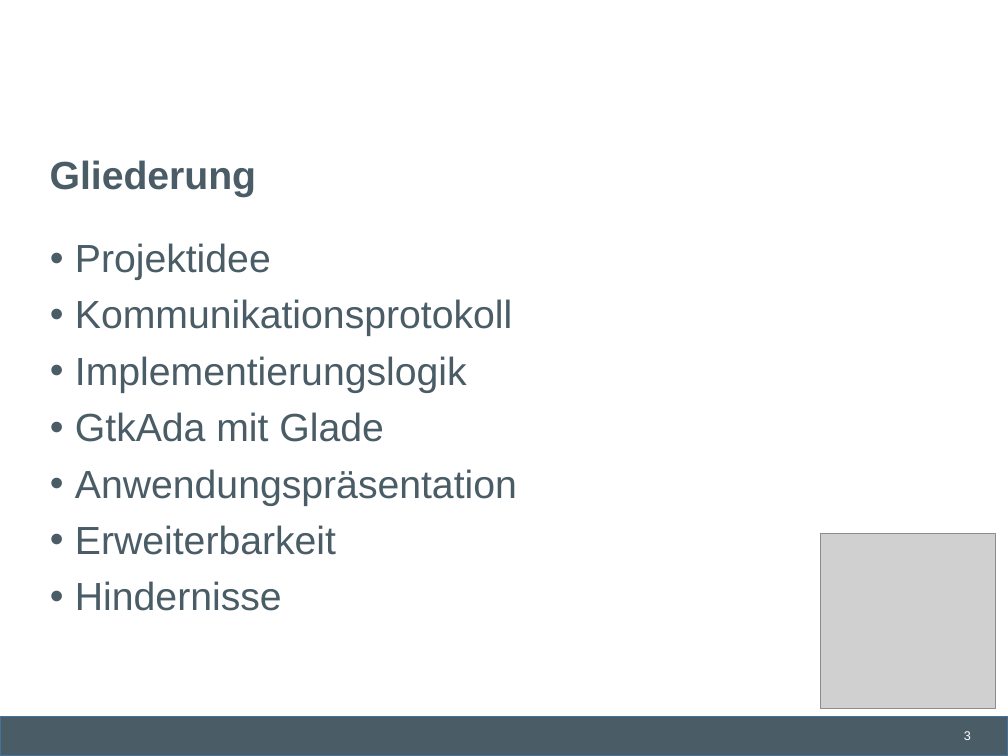
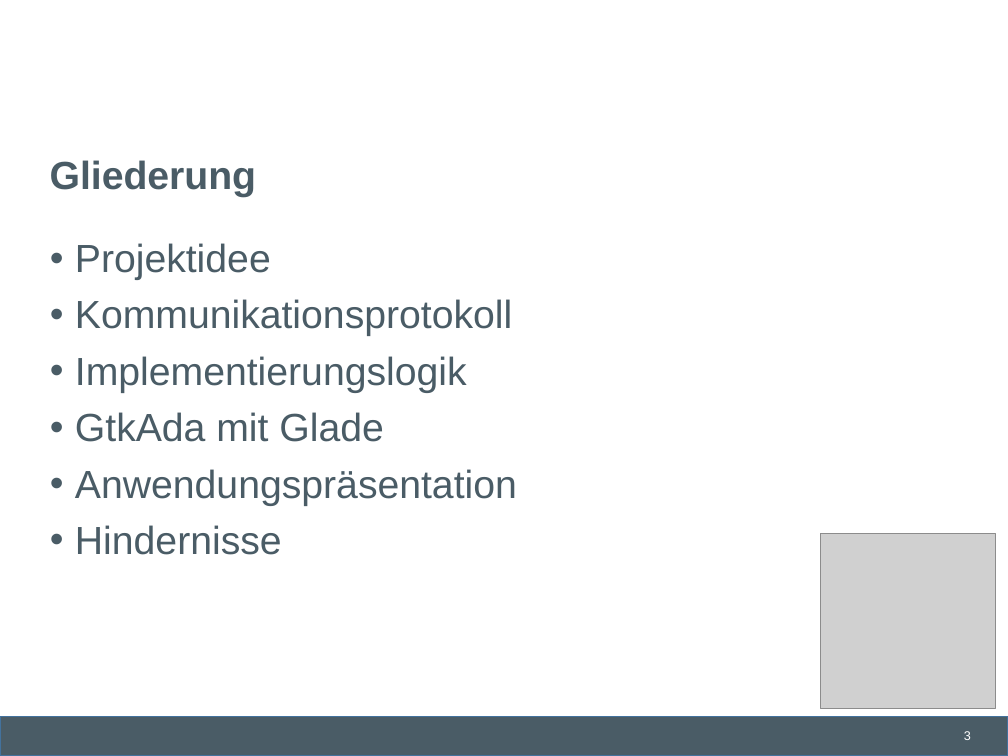
Before and after one commit to lschmischke/ADAChat, a slide deck: slide 3 of documentation/Ada Chat.pptx. Drawn at 1008x756 pixels with LibreOffice and Linux fonts; fonts in the diff are those of the drawing; grey boxes stand for pictures; background and template pictures are left out. Boxes give left, top, right and bottom in pixels: in the first picture for what was removed or moved away, otherwise in the second. Text is boxed around its words. In the diff, an @@ line names an element or a change of style, - is before the commit and + after.

```diff
--- a/documentation/Ada Chat.pptx
+++ b/documentation/Ada Chat.pptx
@@ text at [75,525,336,555]: paragraph removed @@
-• Erweiterbarkeit
```
Also in this commit, not shown: 3 other slides changed.
